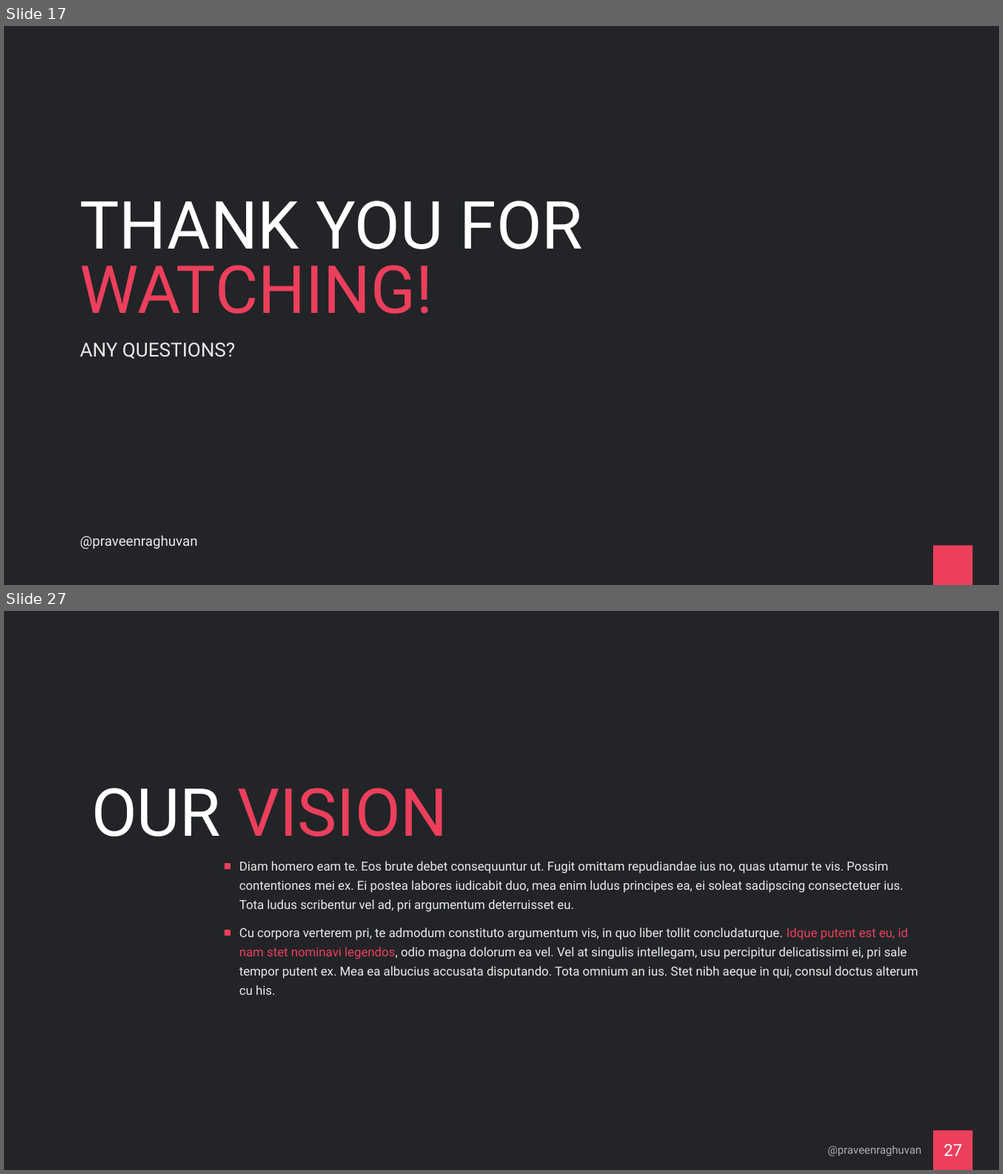
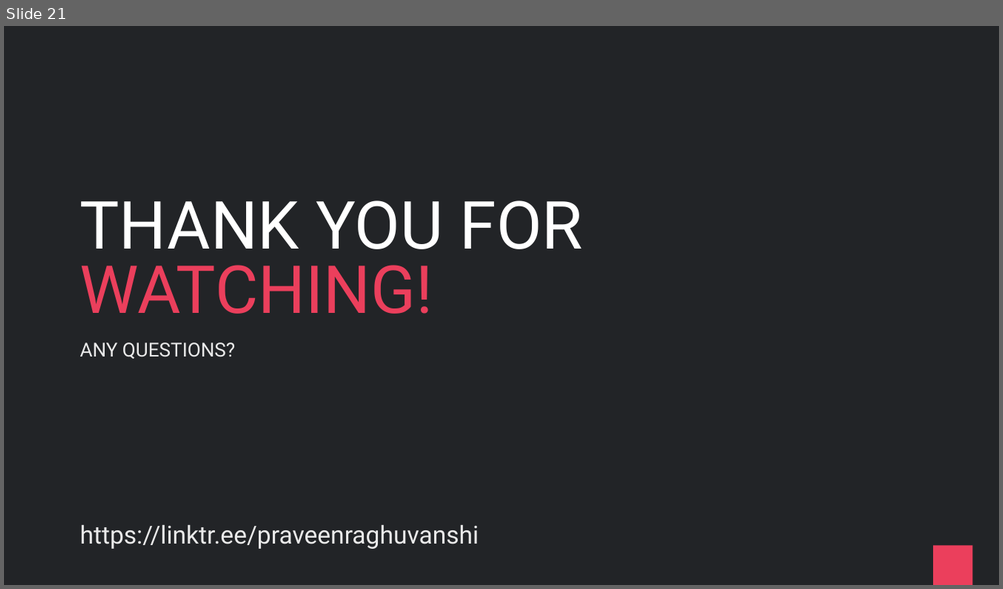
Before and after one commit to praveenraghuvanshi/tech-sessions, a slide deck: drafts/Orleans/ppt/Orleans_draft.pptx. Shown one above the other, each under a label of ours: slides 17 and 27 before the commit, slide 21 after it; the slides between them are not shown. The pictures are 1003x1174 and 1003x589 pixels, drawn with LibreOffice and Linux fonts; fonts in the diff are those of the drawing. Boxes give left, top, right and bottom in pixels: in the first picture for what was removed or moved away, otherwise in the second. Text is boxed around its words. In the diff, an @@ line names an element or a change of style, - is before the commit and + after.

```diff
--- a/drafts/Orleans/ppt/Orleans_draft.pptx
+++ b/drafts/Orleans/ppt/Orleans_draft.pptx
@@ slide 27 removed at box(4, 611, 999, 1170), background #222427; not listed: 1 template element that a slide beside it also shows @@
@@ title removed at box(91, 788, 447, 837) @@
-OUR VISION
@@ text removed at box(239, 861, 918, 995) @@
-■ Diam homero eam te. Eos brute debet consequuntur ut. Fugit omittam repudiandae ius no, quas utamur te vis. Possim contentiones mei ex. Ei postea labores iudicabit duo, mea enim ludus principes ea, ei soleat sadipscing consectetuer ius. Tota ludus scribentur vel ad, pri argumentum deterruisset eu.
-■ Cu corpora verterem pri, te admodum constituto argumentum vis, in quo liber tollit concludaturque. Idque putent est eu, id nam stet nominavi legendos, odio magna dolorum ea vel. Vel at singulis intellegam, usu percipitur delicatissimi ei, pri sale tempor putent ex. Mea ea albucius accusata disputando. Tota omnium an ius. Stet nibh aeque in qui, consul doctus alterum cu his.
@@ text removed at box(828, 1146, 922, 1156) @@
-@praveenraghuvan
@@ page number removed at box(943, 1145, 962, 1156) @@
-27
@@ what was slide 17 is now slide 21 @@
@@ slide 21 changed as well @@
@@ text at box(80, 526, 479, 549): text changed; size 20 to 36 pt @@
-@praveenraghuvan
+https://linktr.ee/praveenraghuvanshi
```
Also in this commit, not shown: 3 other slides changed, 4 slides added, 65 other slides removed, 7 other files.
